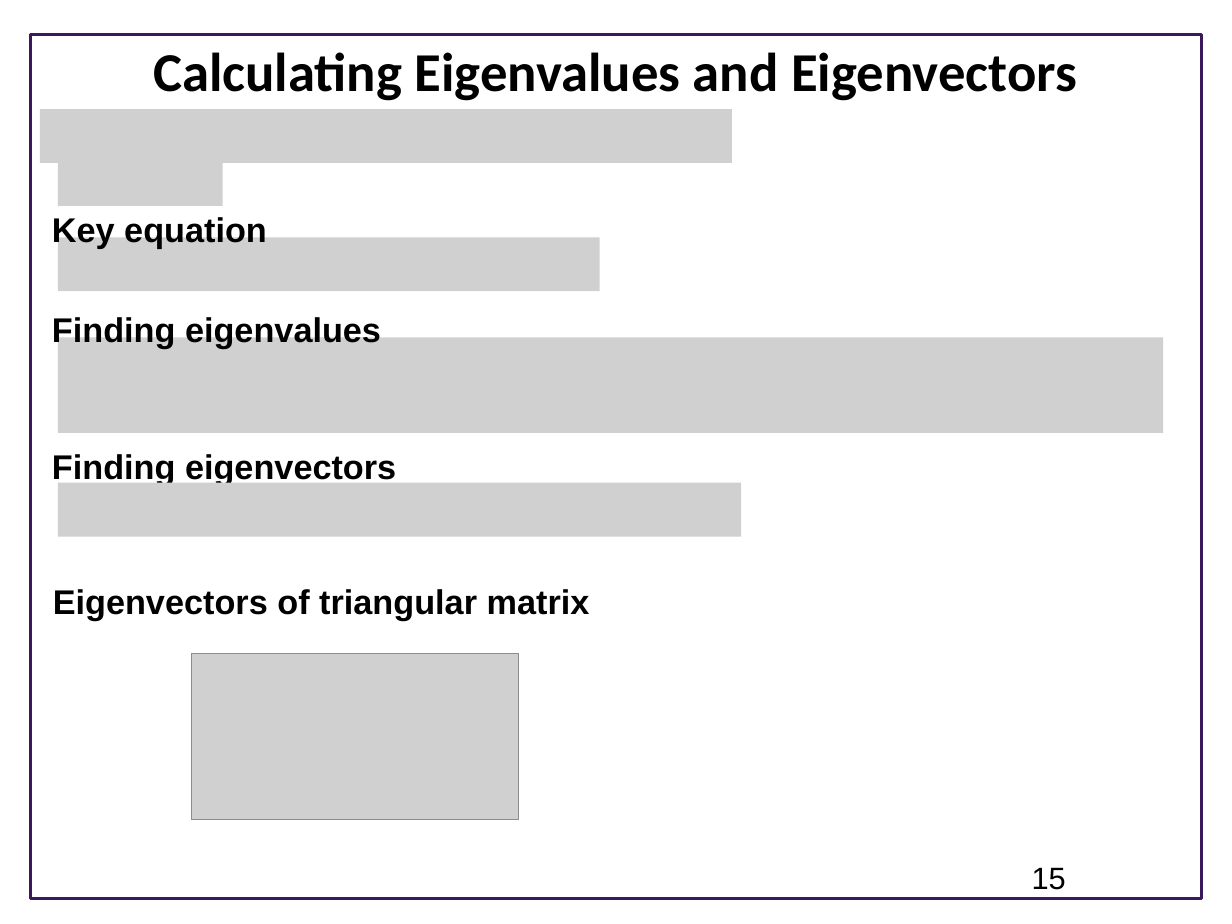
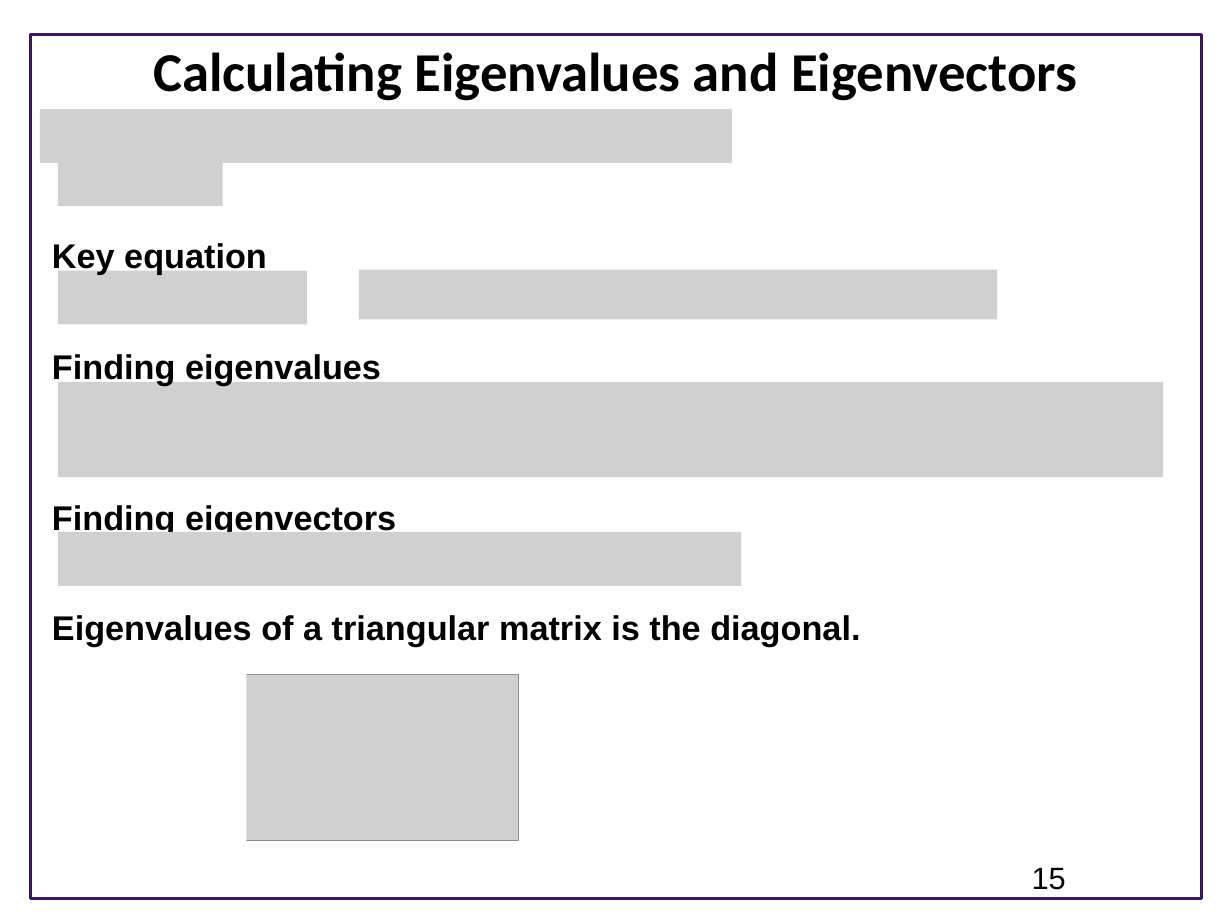
Before and after one commit to joseph-hellerstein/advanced-controls-lectures, a slide deck: slide 15 of Lecture_4-Geometric-Linear-Algebra/Geometric-Linear-Algebra.pptx. Drawn at 1232x924 pixels with LibreOffice and Linux fonts; fonts in the diff are those of the drawing; grey boxes stand for pictures; background and template pictures are left out. Boxes give left, top, right and bottom in pixels: in the first picture for what was removed or moved away, otherwise in the second. Text is boxed around its words. In the diff, an @@ line names an element or a change of style, - is before the commit and + after.

Commit message:
Updated lecture 4

```diff
--- a/Lecture_4-Geometric-Linear-Algebra/Geometric-Linear-Algebra.pptx
+++ b/Lecture_4-Geometric-Linear-Algebra/Geometric-Linear-Algebra.pptx
@@ text "Key equation": place and size @@
-text "Key equation" at [52, 214, 267, 248]
+text "Key equation" at [52, 243, 267, 274]
@@ picture removed at [58, 238, 600, 292] @@
@@ picture added at [58, 271, 307, 325] @@
@@ picture added at [359, 270, 997, 319] @@
@@ text "Finding eigenvalues": place and size @@
-text "Finding eigenvalues" at [52, 315, 381, 349]
+text "Finding eigenvalues" at [52, 354, 381, 385]
@@ picture: place and size @@
-picture at [58, 338, 1163, 432]
+picture at [58, 382, 1163, 477]
@@ text "Finding eigenvectors": place and size @@
-text "Finding eigenvectors" at [52, 454, 396, 485]
+text "Finding eigenvectors" at [52, 505, 396, 536]
@@ picture removed at [58, 483, 742, 537] @@
@@ picture added at [58, 532, 742, 586] @@
@@ text at [52, 615, 860, 646]: text changed @@
-Eigenvectors of triangular matrix
+Eigenvalues of a triangular matrix is the diagonal.
@@ rectangle added at [158, 654, 246, 865], fill #FFFFFF @@
@@ picture: place and size @@
-picture at [192, 653, 519, 819]
+picture at [192, 674, 519, 840]
```
Also in this commit, not shown: 7 other slides changed, 3 slides added, 9 slides removed.
